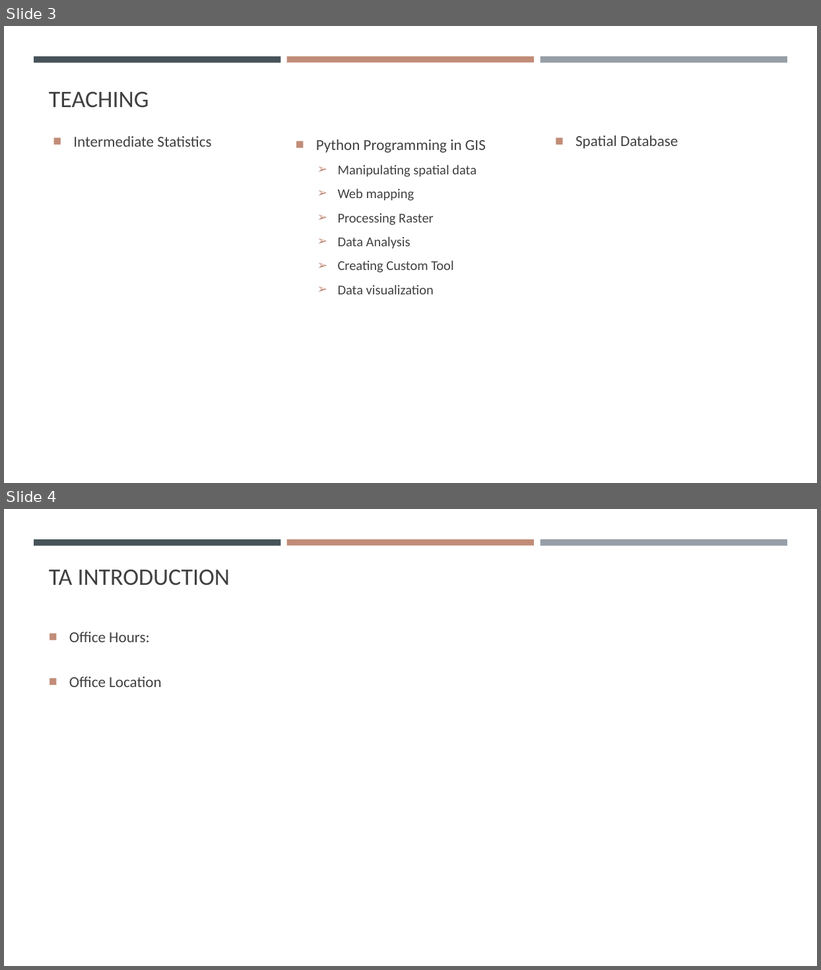
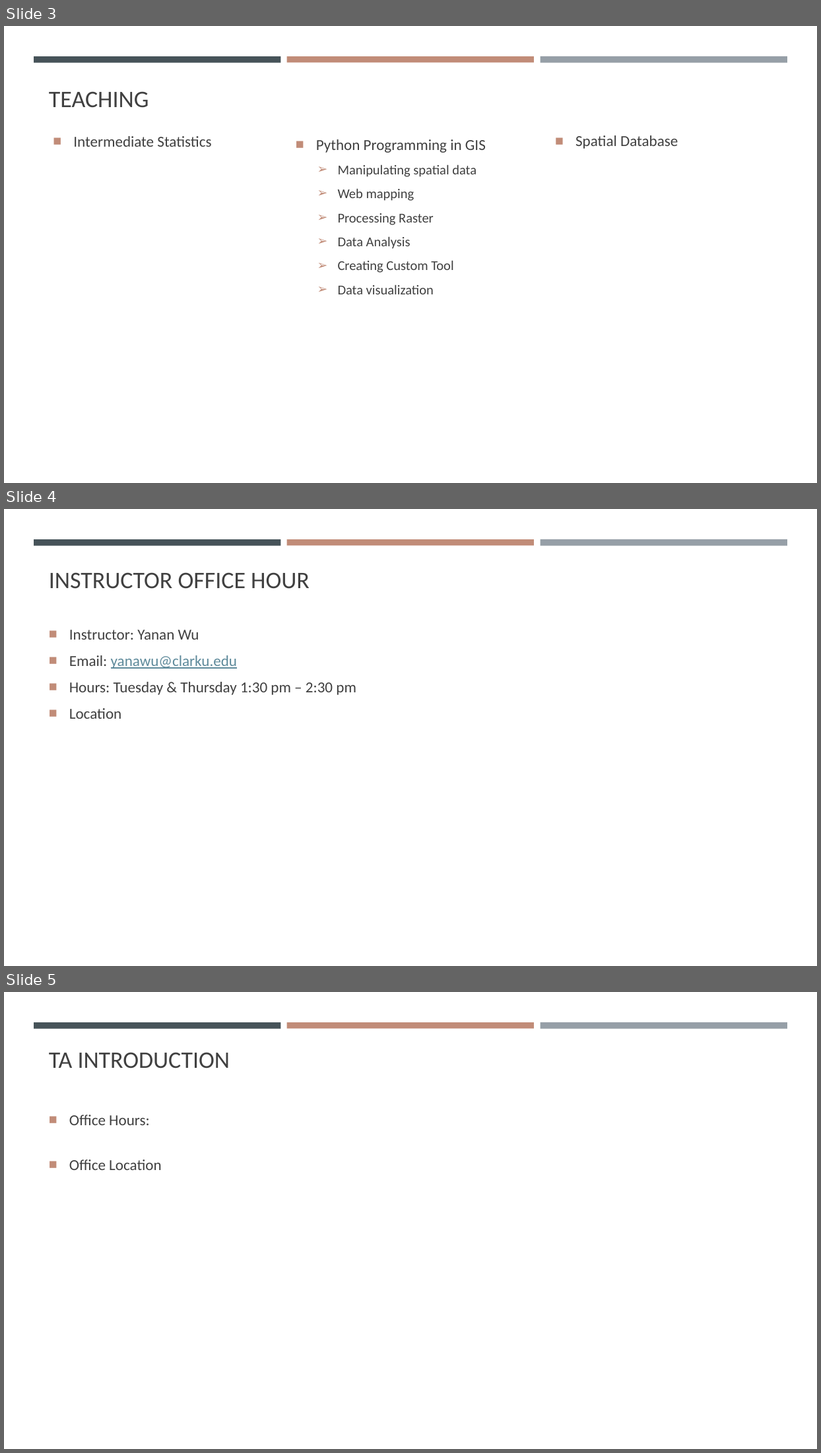
Before and after one commit to gisynw/geog-247, a slide deck: docs/Lectures/Week01/Week01_Intro.pptx. Shown one above the other, each under a label of ours: slides 3 and 4 before the commit, slides 3, 4 and 5 after it. The pictures are 821x970 and 821x1453 pixels, drawn with LibreOffice and Linux fonts; fonts in the diff are those of the drawing. Boxes give left, top, right and bottom in pixels: in the first picture for what was removed or moved away, otherwise in the second. Text is boxed around its words. In the diff, an @@ line names an element or a change of style, - is before the commit and + after.

```diff
--- a/docs/Lectures/Week01/Week01_Intro.pptx
+++ b/docs/Lectures/Week01/Week01_Intro.pptx
@@ slide 4 added at bbox=[4, 509, 817, 966], background #FFFFFF; not listed: 3 template elements that a slide beside it also shows @@
@@ title added at bbox=[49, 572, 310, 589], 28 pt, text #404040 @@
+INSTRUCTOR OFFICE HOUR
@@ text added at bbox=[69, 630, 356, 719], 18 pt, text #404040 @@
+■ Instructor: Yanan Wu
+■ Email: yanawu@clarku.edu
+■ Hours: Tuesday & Thursday 1:30 pm – 2:30 pm
+■ Location
@@ what was slide 4 is now slide 5 @@
```
Also in this commit, not shown: 1 slide changed, 5 other slides added, 2 slides removed, 1 other file.
